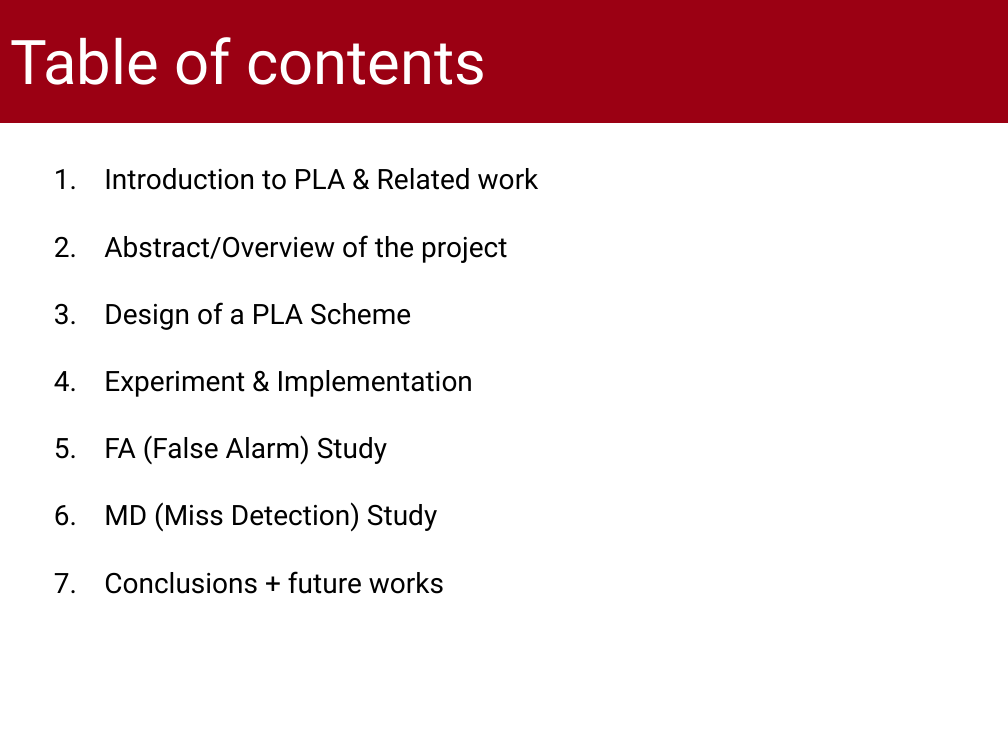
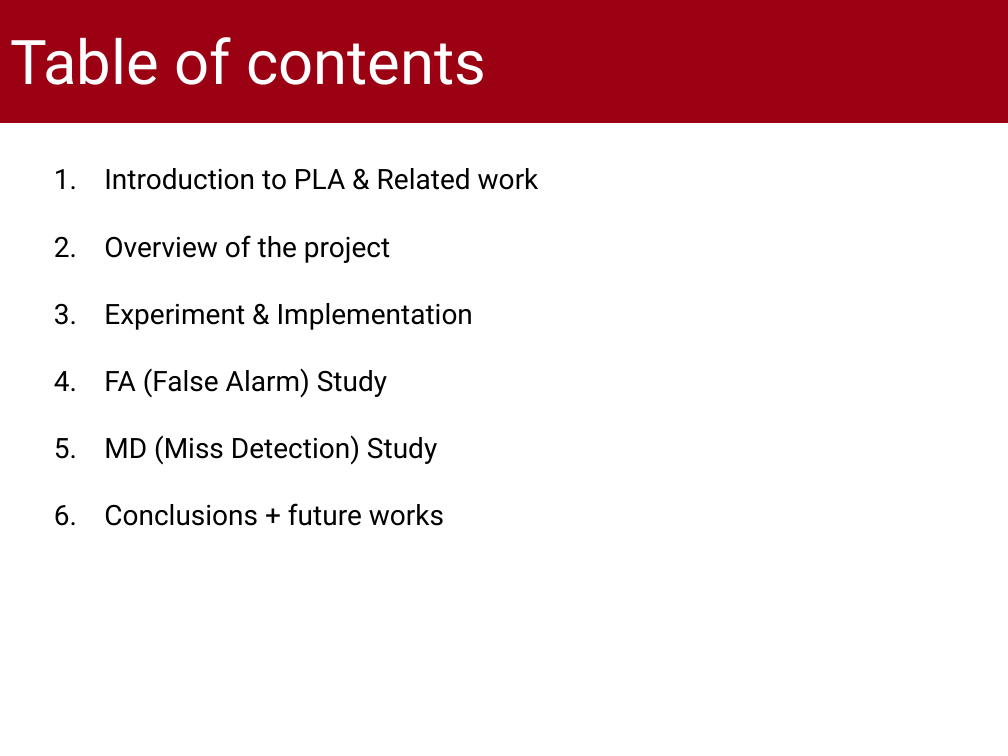
Before and after one commit to gabrielrovesti/PLA-Bluetooth-Environment, a slide deck: slide 2 of Third Part - Physical Layer Device Authentication/Slides/PLA Bluetooth Environment.pptx. Drawn at 1008x756 pixels with LibreOffice and Linux fonts; fonts in the diff are those of the drawing; background and template pictures are left out. Boxes give left, top, right and bottom in pixels: in the first picture for what was removed or moved away, otherwise in the second. Text is boxed around its words. In the diff, an @@ line names an element or a change of style, - is before the commit and + after.

```diff
--- a/Third Part - Physical Layer Device Authentication/Slides/PLA Bluetooth Environment.pptx
+++ b/Third Part - Physical Layer Device Authentication/Slides/PLA Bluetooth Environment.pptx
@@ text at (104, 235, 390, 263): text changed @@
-2. Abstract/Overview of the project
-3. Design of a PLA Scheme
+2. Overview of the project
```
Also in this commit, not shown: 8 other slides changed, 1 slide removed, 1 other file.
